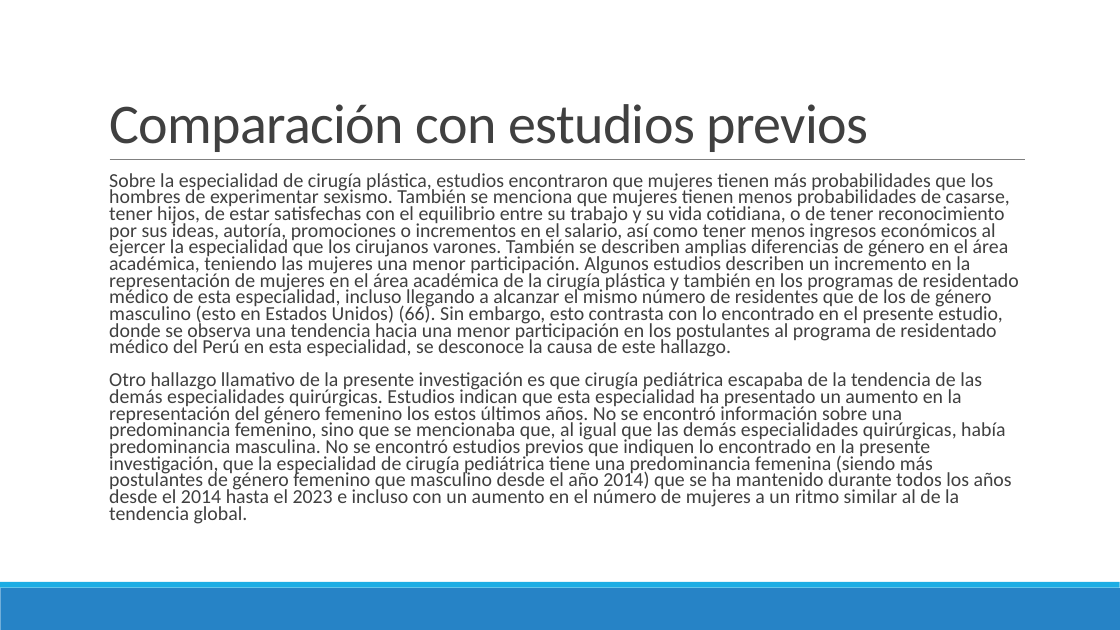
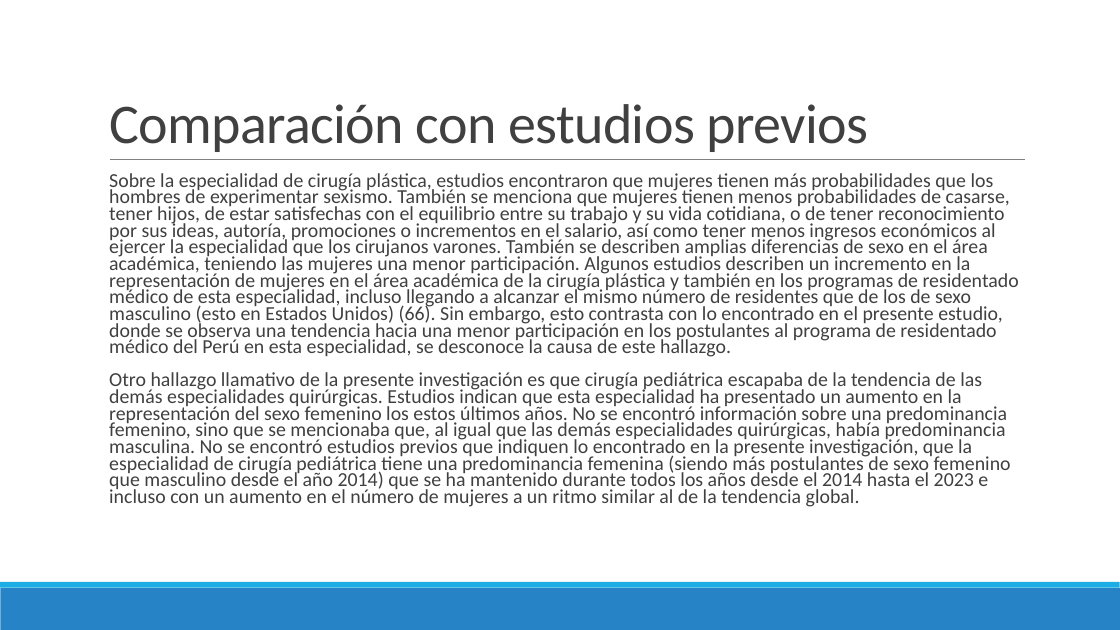
Before and after one commit to danimedi/tesis_genero_especialidades, a slide deck: slide 61 of doc/diapositivas_sustentacion_tesis.pptx. Drawn at 1120x630 pixels with LibreOffice and Linux fonts; fonts in the diff are those of the drawing. Boxes give left, top, right and bottom in pixels: in the first picture for what was removed or moved away, otherwise in the second. Text is boxed around its words. In the diff, an @@ line names an element or a change of style, - is before the commit and + after.

```diff
--- a/doc/diapositivas_sustentacion_tesis.pptx
+++ b/doc/diapositivas_sustentacion_tesis.pptx
@@ text at (x1=109, y1=173, x2=1019, y2=507): text changed @@
-  Sobre la especialidad de cirugía plástica, estudios encontraron que mujeres tienen más probabilidades que los hombres de experimentar sexismo. También se menciona que mujeres tienen menos probabilidades de casarse, tener hijos, de estar satisfechas con el equilibrio entre su trabajo y su vida cotidiana, o de tener reconocimiento por sus ideas, autoría, promociones o incrementos en el salario, así como tener menos ingresos económicos al ejercer la especialidad que los cirujanos varones. También se describen amplias diferencias de género en el área académica, teniendo las mujeres una menor participación. Algunos estudios describen un incremento en la representación de mujeres en el área académica de la cirugía plástica y también en los programas de residentado médico de esta especialidad, incluso llegando a alcanzar el mismo número de residentes que de los de género masculino (esto en Estados Unidos) (66). Sin embargo, esto contrasta con lo encontrado en el presente estudio, donde se observa una tendencia hacia una menor participación en los postulantes al programa de residentado médico del Perú en esta especialidad, se desconoce la causa de este hallazgo.
-  Otro hallazgo llamativo de la presente investigación es que cirugía pediátrica escapaba de la tendencia de las demás especialidades quirúrgicas. Estudios indican que esta especialidad ha presentado un aumento en la representación del género femenino los estos últimos años. No se encontró información sobre una predominancia femenino, sino que se mencionaba que, al igual que las demás especialidades quirúrgicas, había predominancia masculina. No se encontró estudios previos que indiquen lo encontrado en la presente investigación, que la especialidad de cirugía pediátrica tiene una predominancia femenina (siendo más postulantes de género femenino que masculino desde el año 2014) que se ha mantenido durante todos los años desde el 2014 hasta el 2023 e incluso con un aumento en el número de mujeres a un ritmo similar al de la tendencia global.
+  Sobre la especialidad de cirugía plástica, estudios encontraron que mujeres tienen más probabilidades que los hombres de experimentar sexismo. También se menciona que mujeres tienen menos probabilidades de casarse, tener hijos, de estar satisfechas con el equilibrio entre su trabajo y su vida cotidiana, o de tener reconocimiento por sus ideas, autoría, promociones o incrementos en el salario, así como tener menos ingresos económicos al ejercer la especialidad que los cirujanos varones. También se describen amplias diferencias de sexo en el área académica, teniendo las mujeres una menor participación. Algunos estudios describen un incremento en la representación de mujeres en el área académica de la cirugía plástica y también en los programas de residentado médico de esta especialidad, incluso llegando a alcanzar el mismo número de residentes que de los de sexo masculino (esto en Estados Unidos) (66). Sin embargo, esto contrasta con lo encontrado en el presente estudio, donde se observa una tendencia hacia una menor participación en los postulantes al programa de residentado médico del Perú en esta especialidad, se desconoce la causa de este hallazgo.
+  Otro hallazgo llamativo de la presente investigación es que cirugía pediátrica escapaba de la tendencia de las demás especialidades quirúrgicas. Estudios indican que esta especialidad ha presentado un aumento en la representación del sexo femenino los estos últimos años. No se encontró información sobre una predominancia femenino, sino que se mencionaba que, al igual que las demás especialidades quirúrgicas, había predominancia masculina. No se encontró estudios previos que indiquen lo encontrado en la presente investigación, que la especialidad de cirugía pediátrica tiene una predominancia femenina (siendo más postulantes de sexo femenino que masculino desde el año 2014) que se ha mantenido durante todos los años desde el 2014 hasta el 2023 e incluso con un aumento en el número de mujeres a un ritmo similar al de la tendencia global.
```
Also in this commit, not shown: 48 other slides changed, 2 other files.
